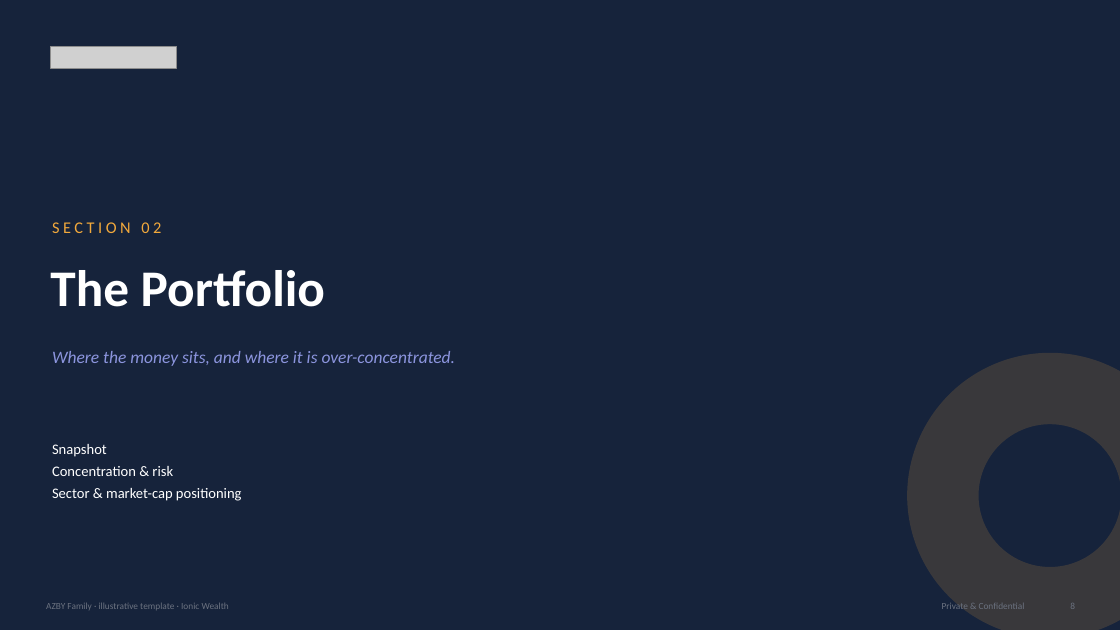
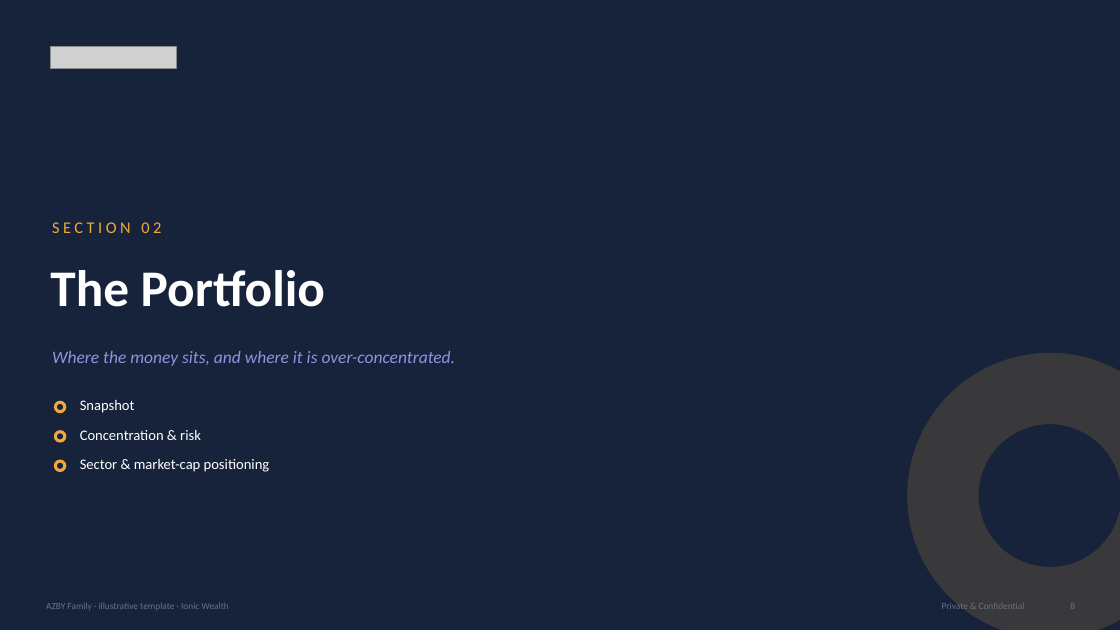
Before and after one commit to shreyas1gupta-wq/claude-demo, a slide deck: slide 9 of template/AZBY_Portfolio_Review_Template.pptx. Drawn at 1120x630 pixels with LibreOffice and Linux fonts; fonts in the diff are those of the drawing; grey boxes stand for pictures. Boxes give left, top, right and bottom in pixels: in the first picture for what was removed or moved away, otherwise in the second. Text is boxed around its words. In the diff, an @@ line names an element or a change of style, - is before the commit and + after.

```diff
--- a/template/AZBY_Portfolio_Review_Template.pptx
+++ b/template/AZBY_Portfolio_Review_Template.pptx
@@ donut added at (54, 401, 66, 413), fill #F2A93C @@
@@ text added at (80, 400, 135, 413), 12.5 pt, text #FFFFFF @@
+Snapshot
@@ text at (52, 444, 173, 476): paragraphs removed @@
-Snapshot
-Concentration & risk
@@ donut added at (54, 430, 66, 443), fill #F2A93C @@
@@ text added at (80, 430, 201, 440), 12.5 pt, text #FFFFFF @@
+Concentration & risk
@@ donut added at (54, 460, 66, 472), fill #F2A93C @@
@@ text "Sector & market-cap positioning": place and size @@
-text "Sector & market-cap positioning" at (52, 444, 242, 501)
+text "Sector & market-cap positioning" at (80, 459, 270, 472)
@@ text "Sector & market-cap positioning" at (80, 459, 270, 472): less space between paragraphs @@
```
Also in this commit, not shown: 37 other slides changed, 7 slides added, 11 other files.
